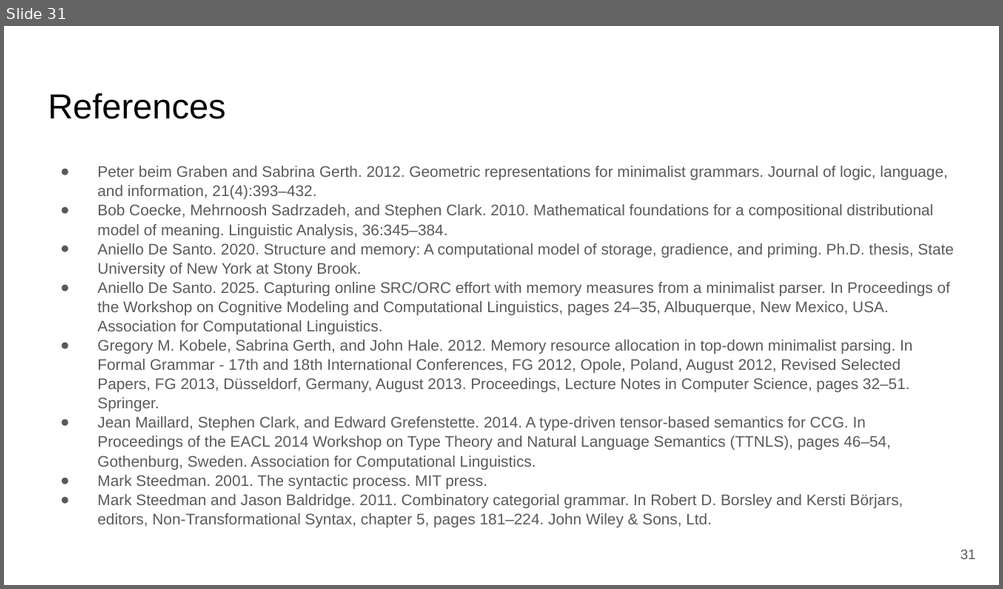
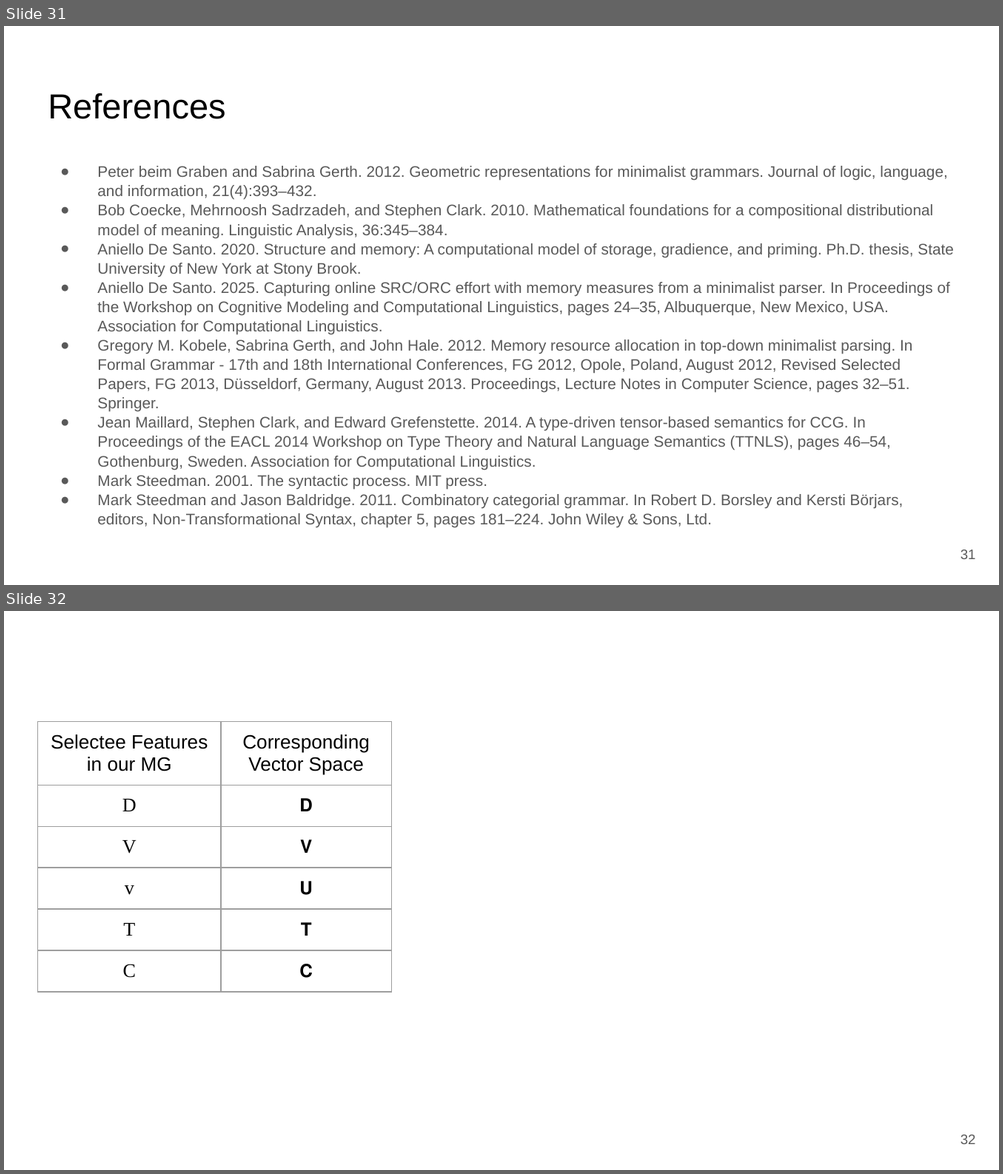
Before and after one commit to JPJ280/jpj280.github.io, a slide deck: publications/SCIL_2026_MG_Tensors/slides/SCIL_2026_MG_Tensors_Slides.pptx. Shown one above the other, each under a label of ours: slide 31 before the commit, slides 31 and 32 after it. The pictures are 1003x589 and 1003x1174 pixels, drawn with LibreOffice and Linux fonts; fonts in the diff are those of the drawing; grey boxes stand for pictures. Boxes give left, top, right and bottom in pixels: in the first picture for what was removed or moved away, otherwise in the second. Text is boxed around its words. In the diff, an @@ line names an element or a change of style, - is before the commit and + after.

```diff
--- a/publications/SCIL_2026_MG_Tensors/slides/SCIL_2026_MG_Tensors_Slides.pptx
+++ b/publications/SCIL_2026_MG_Tensors/slides/SCIL_2026_MG_Tensors_Slides.pptx
@@ slide 32 added at (x1=4, y1=611, x2=999, y2=1170), background #FFFFFF @@
@@ table added at (x1=38, y1=721, x2=391, y2=1003), 6 rows, 2 columns @@
+Selectee Features / in our MG | Corresponding Vector Space
+D | 𝗗
+V | 𝗩
+v | 𝗨
+T | 𝗧
+C | 𝗖
@@ page number added at (x1=960, y1=1135, x2=976, y2=1145), 10 pt, text #595959 @@
+32
```
Also in this commit, not shown: 7 slides changed, 5 other slides added, 2 other files.
